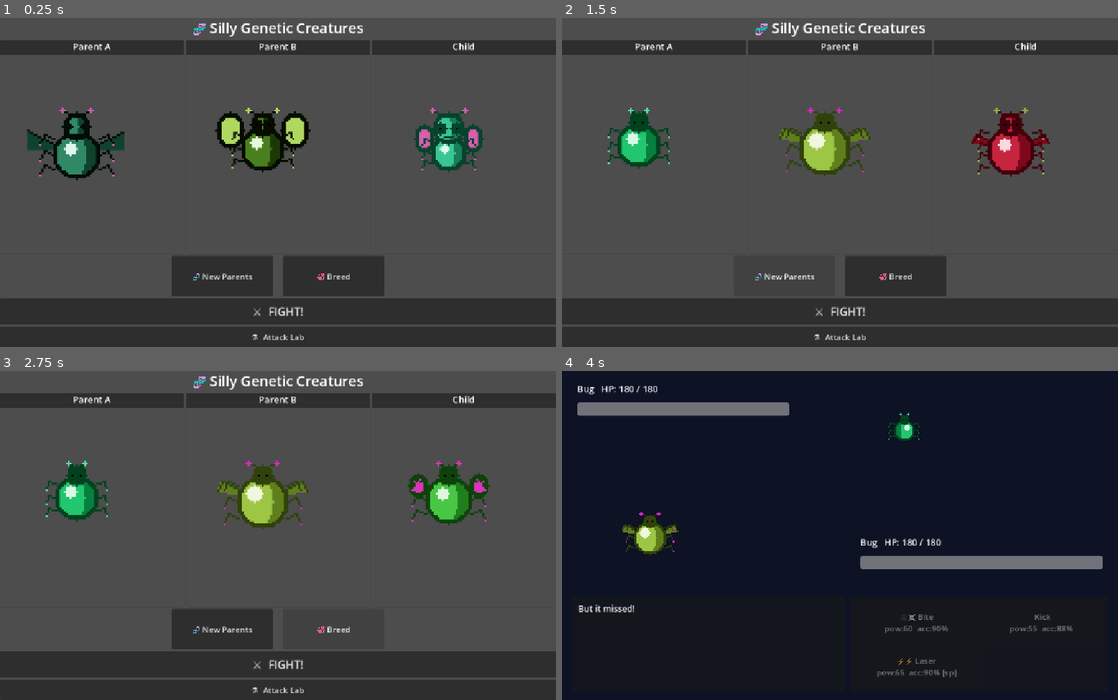
Above: before the commit, frames 1-4 (two rows, left to right).
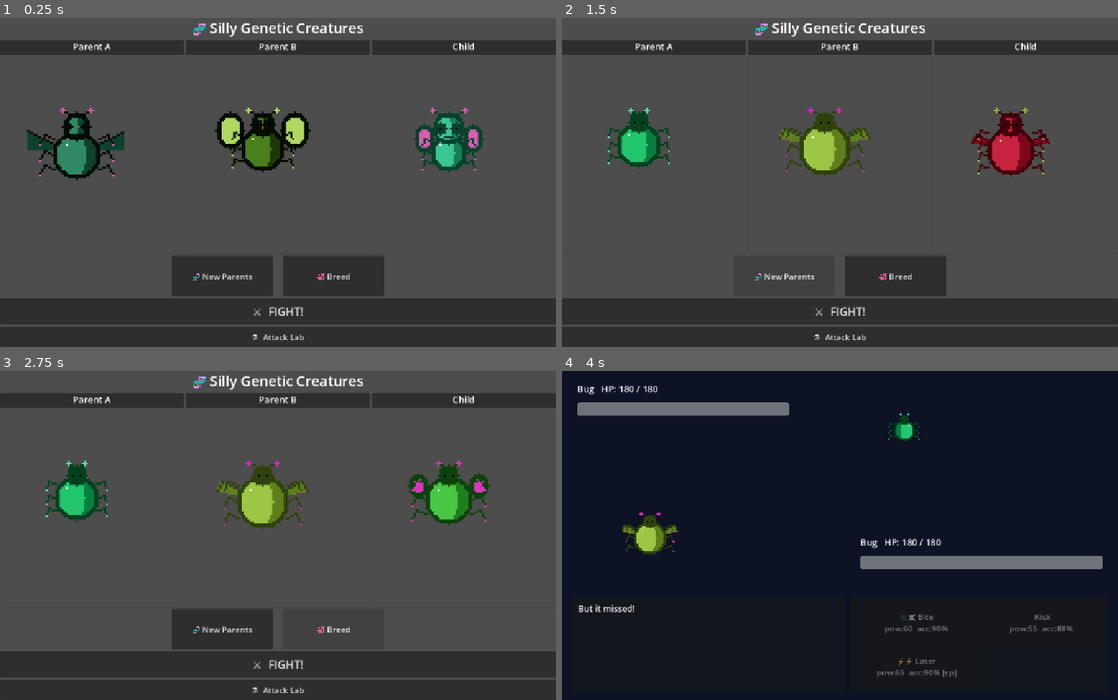
Above: after the commit, the same moments.

Repository: briday1/freak-game
Game: Godot game, scene res://scenes/main.tscn
The game is run twice, just before and just after one commit, with the same random seed, the same clock (stepped at 60 frames per second) and the same inputs.
Inputs:
- Up to frame 1 (0.25 s): no input
- Up to frame 2 (1.5 s): click "🧬 New Parents" at 0.5 s; click "🧬 New Parents" at 1.25 s
- Up to frame 3 (2.75 s): click "💞 Breed" at 2 s
- Up to frame 4 (4 s): click "⚔️ FIGHT!" at 2.75 s; click "🌑☠️ Bite pow:60 acc:90%" at 3.5 s

The runs differ from the first frame. In frame 1, 0.2% of the frame differs, in the area x 11-81%, y 35-43%; in frame 2, 0.3%, in the area x 11-81%, y 34-41%; in frame 3, 0.3%; in frame 4, less than 0.1%.

Commit message:
Replace white belly circle with single-pixel gleam

Diff:
--- a/scripts/sprite_painter.gd
+++ b/scripts/sprite_painter.gd
@@ -71,8 +71,8 @@
 		var fade: int  = CX + half / 2
 		for px: int in range(fade, CX + half + 1):
 			PC.blend(img, px, py, pal["shadow"])
-	# Belly highlight (upper-left)
-	PC.fill_circle(img, CX - body_r / 3, body_cy - body_r / 3, maxi(2, body_r / 3), pal["belly"])
+	# Subtle specular gleam (upper-left, single pixel)
+	PC.blend(img, CX - body_r / 2, body_cy - body_r / 2, pal["belly"])
 	PC.outline_circle(img, CX, body_cy, body_r, pal["outline"])
 
 	# --- LEGS ---
